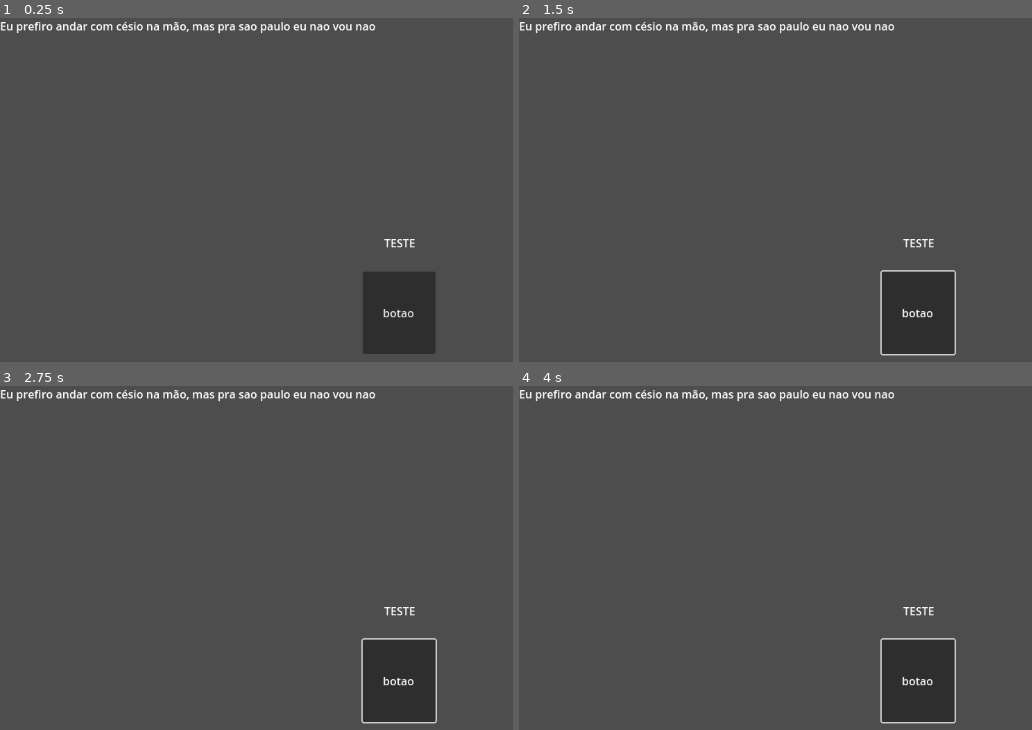
Above: before the commit, frames 1-4 (two rows, left to right).
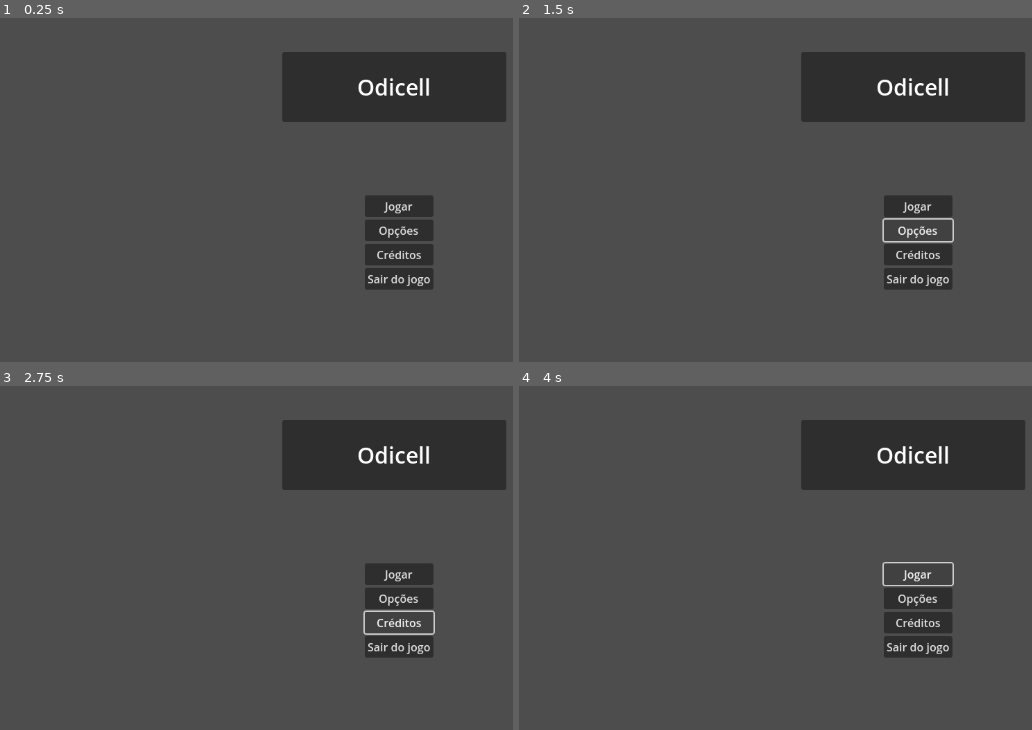
Above: after the commit, the same moments.

Repository: qfaxas/alpha_odicell
Game: Godot game, scene res://cenas/menu_principal.tscn
Two runs of this game, one before a commit and one after it. Both use one fixed random seed, a clock stepped at 60 frames per second and the inputs below.
Inputs (mouse positions are in pixels of both pictures, inside the frame that each line leads up to):
- Up to frame 1 (0.25 s): no input
- Up to frame 2 (1.5 s): click (919, 313) at 0.5 s, where only the run before the commit has a clickable "botao"; click (919, 231) at 1.25 s, where only the run after the commit has a clickable "Opções"
- Up to frame 3 (2.75 s): click (400, 623) at 2 s, where only the run after the commit has a clickable "Créditos"
- Up to frame 4 (4 s): click (919, 575) at 2.75 s, where only the run after the commit has a clickable "Jogar"; click (919, 575) at 3.5 s, where only the run after the commit has a clickable "Jogar"

The runs differ from the first frame. In frame 1, 15% of the frame differs, in the area x 0-99%, y 1-98%; in frame 2, 15%; in frame 3, 15%; in frame 4, 15%.

Commit message:
Atualização do menu principal
O botão de sair funciona :)

Diff:
--- a/cenas/cena_2.tscn
+++ b/cenas/cena_2.tscn
@@ -1,6 +1,6 @@
 [gd_scene format=3 uid="uid://mjylardyl2jy"]
 
-[node name="Control" type="Control"]
+[node name="cena_2" type="Control"]
 layout_mode = 3
 anchors_preset = 15
 anchor_right = 1.0
--- a/cenas/menu_principal.tscn
+++ b/cenas/menu_principal.tscn
@@ -1,7 +1,6 @@
-[gd_scene load_steps=3 format=3 uid="uid://uwo2865skh6a"]
+[gd_scene load_steps=2 format=3 uid="uid://uwo2865skh6a"]
 
 [ext_resource type="Script" path="res://scripts/menu_principal.gd" id="1_u8gq7"]
-[ext_resource type="AudioStream" uid="uid://vxxj664ew2t6" path="res://assets/musica/The Witcher 3 OST - Steel for Humans (Extended Version)_BLqktDBIew8.mp3" id="2_awajl"]
 
 [node name="menu_principal" type="Control"]
 layout_mode = 3
@@ -11,39 +10,57 @@
 grow_horizontal = 2
 grow_vertical = 2
 script = ExtResource("1_u8gq7")
+metadata/_edit_lock_ = true
 
-[node name="Label" type="Label" parent="."]
+[node name="MarginContainer" type="MarginContainer" parent="."]
 layout_mode = 1
-anchors_preset = 8
-anchor_left = 0.5
-anchor_top = 0.5
-anchor_right = 0.5
-anchor_bottom = 0.5
-offset_left = -20.0
-offset_top = -11.5
-offset_right = 20.0
-offset_bottom = 11.5
+anchors_preset = 15
+anchor_right = 1.0
+anchor_bottom = 1.0
 grow_horizontal = 2
 grow_vertical = 2
-text = "TESTE"
+theme_override_constants/margin_left = 32
+theme_override_constants/margin_top = 32
+theme_override_constants/margin_right = 32
+theme_override_constants/margin_bottom = 32
+metadata/_edit_lock_ = true
 
-[node name="Button" type="Button" parent="."]
-layout_mode = 0
-offset_left = 523.0
-offset_top = 366.0
-offset_right = 628.0
-offset_bottom = 485.0
-text = "botao"
+[node name="VBoxContainer" type="VBoxContainer" parent="MarginContainer"]
+layout_mode = 2
+size_flags_horizontal = 4
+size_flags_vertical = 4
 
-[node name="AudioStreamPlayer2D" type="AudioStreamPlayer2D" parent="."]
-stream = ExtResource("2_awajl")
-autoplay = true
+[node name="play_button" type="Button" parent="MarginContainer/VBoxContainer"]
+layout_mode = 2
+text = "Jogar"
 
-[node name="Label2" type="Label" parent="."]
-layout_mode = 0
-offset_right = 40.0
-offset_bottom = 23.0
-text = "Eu prefiro andar com césio na mão, mas pra sao paulo eu nao vou nao
-"
+[node name="options_button" type="Button" parent="MarginContainer/VBoxContainer"]
+layout_mode = 2
+text = "Opções"
 
-[connection signal="pressed" from="Button" to="." method="_on_button_pressed"]
+[node name="credits_button" type="Button" parent="MarginContainer/VBoxContainer"]
+layout_mode = 2
+text = "Créditos"
+
+[node name="exit_button" type="Button" parent="MarginContainer/VBoxContainer"]
+layout_mode = 2
+text = "Sair do jogo"
+
+[node name="PanelContainer" type="PanelContainer" parent="."]
+layout_mode = 2
+offset_left = 407.0
+offset_top = 49.0
+offset_right = 730.0
+offset_bottom = 150.0
+grow_horizontal = 2
+
+[node name="Label" type="Label" parent="PanelContainer"]
+layout_mode = 2
+size_flags_horizontal = 4
+theme_override_font_sizes/font_size = 32
+text = "Odicell"
+
+[connection signal="pressed" from="MarginContainer/VBoxContainer/play_button" to="." method="_on_play_button_pressed"]
+[connection signal="pressed" from="MarginContainer/VBoxContainer/options_button" to="." method="_on_options_button_pressed"]
+[connection signal="pressed" from="MarginContainer/VBoxContainer/credits_button" to="." method="_on_credits_button_pressed"]
+[connection signal="pressed" from="MarginContainer/VBoxContainer/exit_button" to="." method="_on_exit_button_pressed"]
--- a/scripts/menu_principal.gd
+++ b/scripts/menu_principal.gd
@@ -2,6 +2,17 @@
 
 
 
+func _on_play_button_pressed():
+	pass # Replace with function body.
 
-func _on_button_pressed():
-	get_tree().change_scene_to_file("res://cena_2.tscn")
+
+func _on_options_button_pressed():
+	pass # Replace with function body.
+
+
+func _on_credits_button_pressed():
+	pass # Replace with function body.
+
+
+func _on_exit_button_pressed():
+	get_tree().quit()
